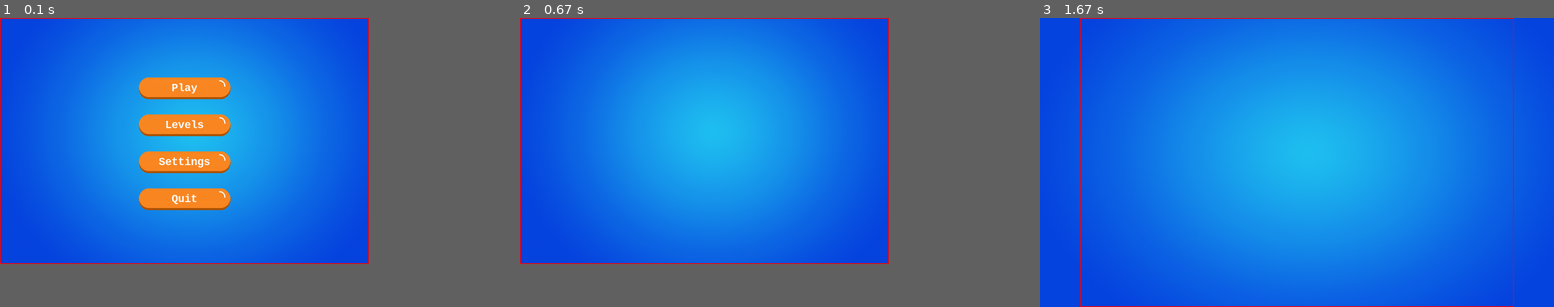
Above: before the commit, frames 1-3 (left to right).
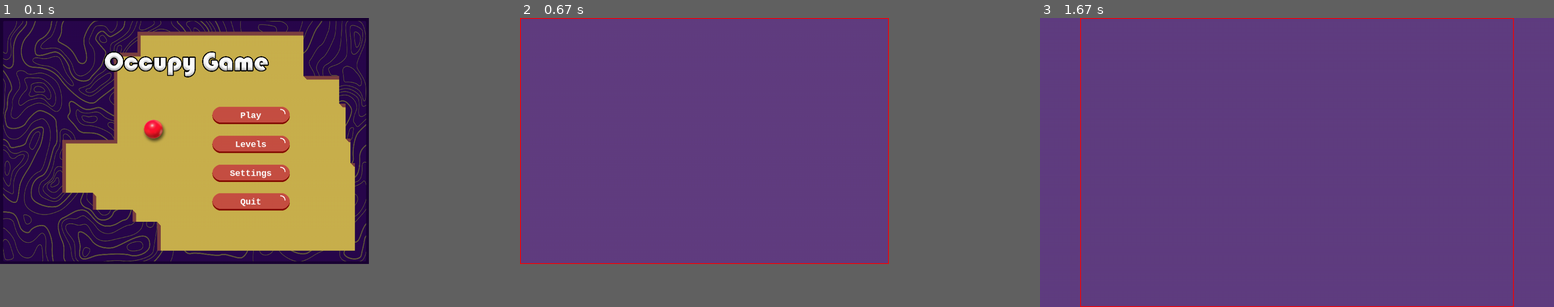
Above: after the commit, the same moments.

Repository: YoniPony1/occupy-game
Game: pygame game, started from organized/main.py
Two runs of this game, one before a commit and one after it. Both use one fixed random seed, a clock stepped at 60 frames per second and the inputs below.
Inputs:
- Up to frame 1 (0.1 s): no input
- Up to frame 2 (0.67 s): click "Levels" at 0.38 s
- Up to frame 3 (1.67 s): tap F at 0.67 s

The runs differ from the first frame. In frame 1, 61% of the frame differs, in the area x 0-72%, y 0-86%; in frame 2, 60%; in frame 3, 99%, in the area x 0-100%, y 0-100%.

Commit message:
update main menu

Diff:
--- a/organized/display.py
+++ b/organized/display.py
@@ -54,7 +54,7 @@
         pygame.display.set_icon(self.icon)
         pygame.display.set_caption("game")
         # background
-        self.bg = pygame.transform.scale(pygame.image.load("assets/background.png").convert(), self.screen.get_size())
+        self.bg = pygame.transform.scale(pygame.image.load("assets/Purple_Background.png").convert_alpha(), self.screen.get_size())
         self.scaled_bg = self.bg.copy()
         # frame
         self.frame = pygame.Rect((0, 0), self.screen.get_size())
--- a/organized/game_states.py
+++ b/organized/game_states.py
@@ -10,13 +10,16 @@
         self.display = display
 
         # main_menu variables
-        self.button_img = pygame.image.load("assets/orange_button.png").convert_alpha()
+        self.fixed_bg = pygame.image.load("assets/main_menu.png").convert()
+        self.bg = pygame.transform.scale(self.fixed_bg, self.display.frame.size)
+        self.button_img = pygame.image.load("assets/red_button.png").convert_alpha()
         self.buttons = []
         self.color = "white"
         self.btns_text = ["Play", "Levels", "Settings", "Quit"]
 
         # options vars
-        self.bg = pygame.image.load("assets/test2.jpg").convert_alpha()
+        self.test = pygame.image.load("assets/test2.jpg").convert_alpha()
+
         self.mask_img = pygame.image.load("assets/test1.png").convert_alpha()
 
     def states_manger(self, screen_scale):
@@ -34,23 +37,26 @@
         return run
 
     def main_menu(self):
+        # background
+        self.bg = pygame.transform.scale(self.fixed_bg, self.display.frame.size)
         # sets buttons
         self.buttons = []
-        font_size = int(0.05 * self.display.frame.height)
+        font_size = int(0.04 * self.display.frame.height)
         font = pygame.font.SysFont("Consolas", font_size, bold=True)
-        h = 0.09
-        gap = 0.06
-        width, height = 0.26 * self.display.frame.width, h * self.display.frame.height
-        x = self.display.frame.x + 0.5 * self.display.frame.width
-        f_y = self.display.frame.y
+        h = 0.072
+        gap = 0.045
+        width, height = 0.22 * self.display.frame.width, h * self.display.frame.height
+        x = self.display.frame.x + 0.68 * self.display.frame.width
+        fr_y = self.display.frame.y
         rel_pos = []
         for i in range(4):
-            rel_pos.append((x, f_y + (0.24 + h / 2 + (h + gap) * i) * self.display.frame.height))
+            rel_pos.append((x, fr_y + (0.36 + h / 2 + (h + gap) * i) * self.display.frame.height))
             btn = Button(self.display.screen, self.btns_text[i], self.color, font, rel_pos[i], self.button_img, width,
                          height)
             self.buttons.append(btn)
 
         # draw
+        self.display.screen.blit(self.bg, self.display.frame)
         for btn in self.buttons:
             btn.draw()
 
@@ -79,7 +85,7 @@
         board_rect = pygame.Rect(self.display.frame.x + 0.3 * self.display.frame.width / 2,
                                  self.display.frame.y + 0.3 * self.display.frame.height / 2, 0.7 * self.display.frame.width, 0.7 * self.display.frame.height)
         surface = pygame.Surface(board_rect.size, masks=None)
-        self.scaled_bg = pygame.transform.scale(self.bg, (0.7 * self.display.frame.width, 0.7 * self.display.frame.height))
+        self.scaled_bg = pygame.transform.scale(self.test, (0.7 * self.display.frame.width, 0.7 * self.display.frame.height))
         self.scaled_img = pygame.transform.scale(self.mask_img, (0.7 * self.display.frame.width, 0.7 * self.display.frame.height))
         self.scaled_bg.blit(self.scaled_img, (0, 0))
         self.scaled_bg.set_colorkey("black")
Binary file added: organized/assets/Purple_Background.png
Binary file added: organized/assets/main_menu.png
Binary file added: organized/assets/red_button.png
Not shown, removed: 0.1.0/NOT USED/assets/Background.png
Not shown, removed: 0.1.0/NOT USED/assets/ball.png
Not shown, removed: 0.1.0/NOT USED/assets/ball2.png
Not shown, removed: 0.1.0/NOT USED/assets/ball4.png
Not shown, removed: 0.1.0/NOT USED/assets/blue_button.png
Not shown, removed: 0.1.0/NOT USED/assets/button.png
Not shown, removed: 0.1.0/NOT USED/assets/button2.png
Not shown, removed: 0.1.0/NOT USED/assets/buttons.png
Not shown, removed: 0.1.0/NOT USED/assets/pattern.png
(and 26 more such lines)
